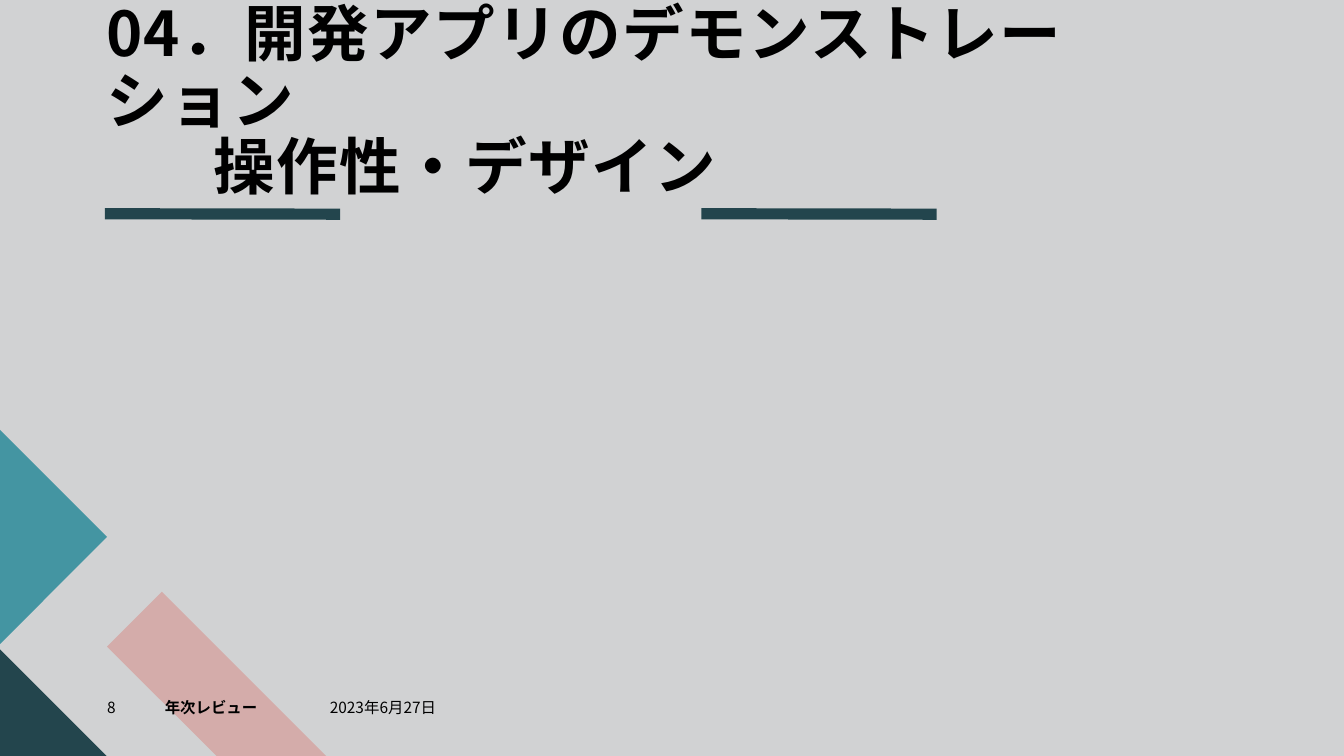
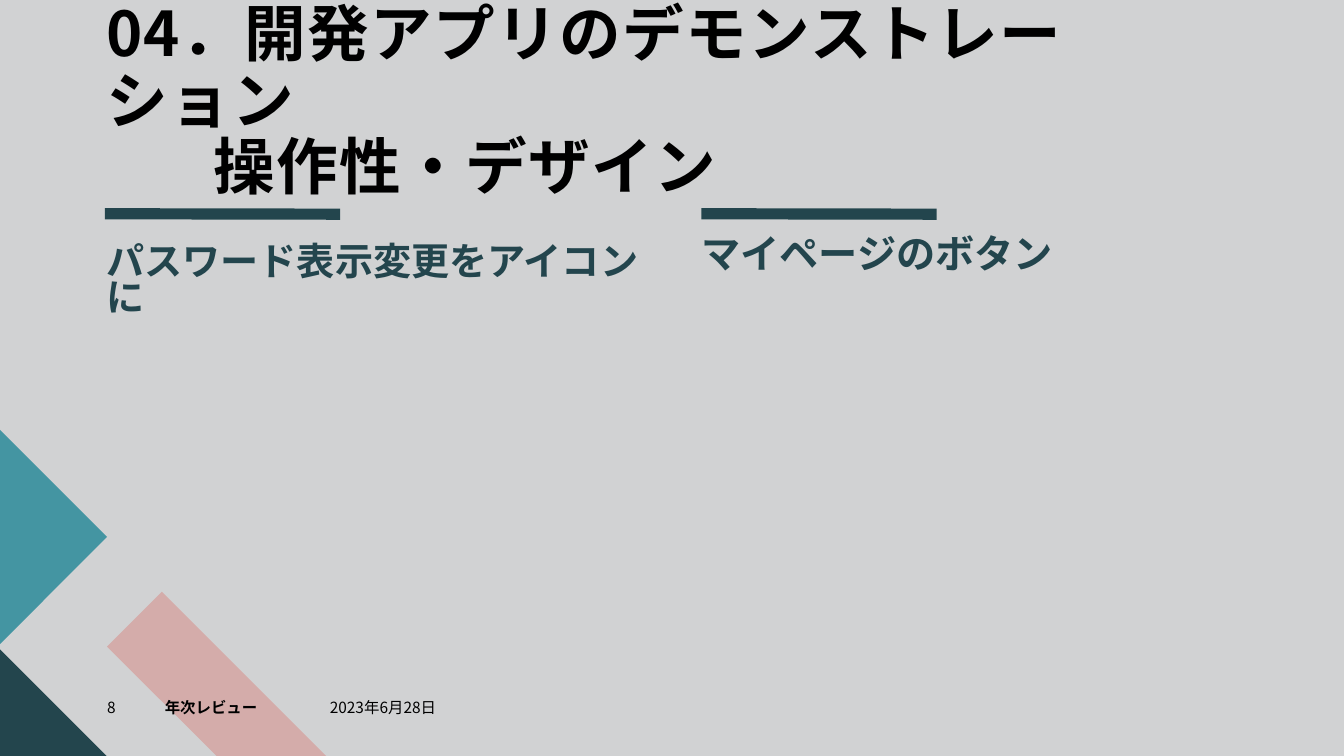
Before and after one commit to dojo2023/C-5, a slide deck: slide 8 of doc/SubsKeeper.pptx. Drawn at 1344x756 pixels with LibreOffice and Linux fonts; fonts in the diff are those of the drawing. Boxes give left, top, right and bottom in pixels: in the first picture for what was removed or moved away, otherwise in the second. Text is boxed around its words. In the diff, an @@ line names an element or a change of style, - is before the commit and + after.

```diff
--- a/doc/SubsKeeper.pptx
+++ b/doc/SubsKeeper.pptx
@@ text added at (701, 235, 1053, 271), 28 pt, text #23454D, bold @@
+マイページのボタン
@@ text added at (106, 242, 638, 313), 27.2 pt, text #23454D, bold @@
+パスワード表示変更をアイコンに
@@ text at (330, 700, 436, 715): text changed @@
-2023年6月27日
+2023年6月28日
```
Also in this commit, not shown: 16 other slides changed.
